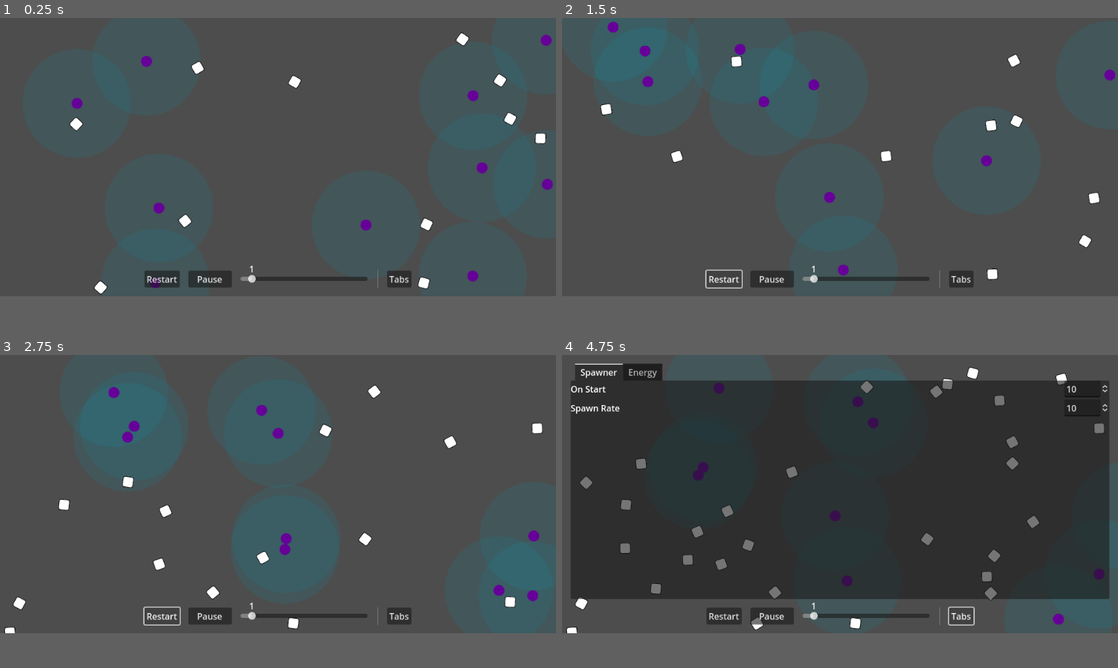
Above: before the commit, frames 1-4 (two rows, left to right).
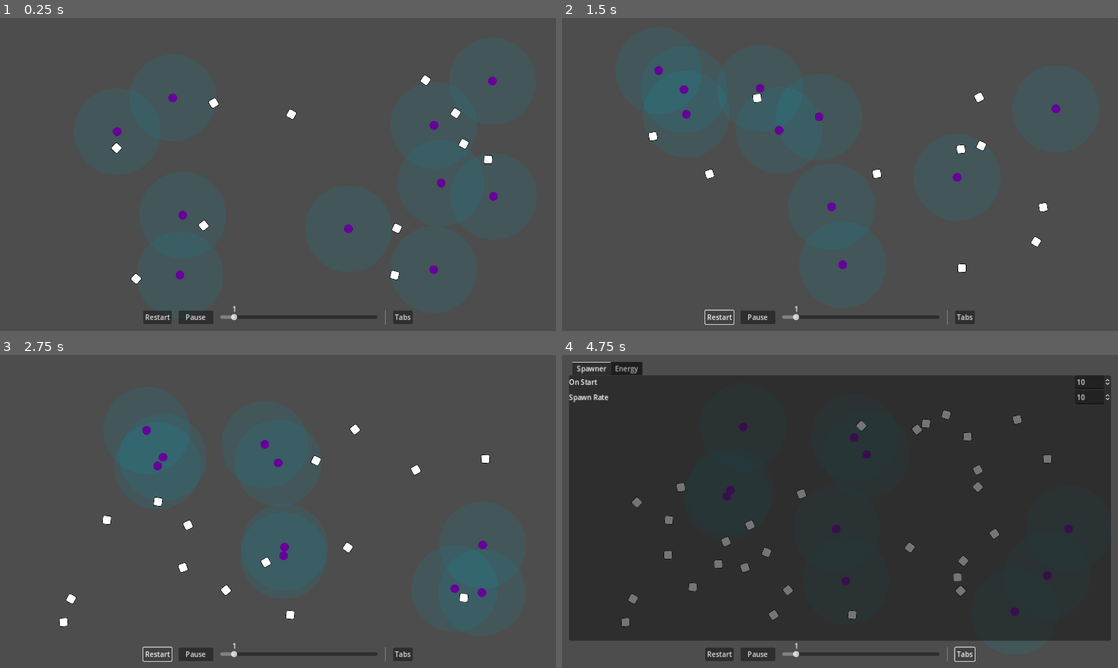
Above: after the commit, the same moments.

Repository: wivest/Natural-Selection
Game: Godot game, scene res://main.tscn
The game is run twice, just before and just after one commit, with the same random seed, the same clock (stepped at 60 frames per second) and the same inputs.
Inputs:
- Up to frame 1 (0.25 s): no input
- Up to frame 2 (1.5 s): click "Restart" at 0.5 s; click "Restart" at 1.25 s
- Up to frame 3 (2.75 s): click "Restart" at 2 s
- Up to frame 4 (4.75 s): click "Tabs" at 2.75 s; click "Tabs" at 3.5 s; click "Tabs" at 4.25 s
In our replay, the window is 800x400 before the commit and 800x450 after it. These sizes can differ from the game's own. Grey fills any space a smaller window leaves; there, only what the larger window draws over its background counts as a difference.

The runs differ from the first frame. In frame 1, 4.1% of the frame differs, in the area x 12-100%, y 4-98%; in frame 2, 4.3%; in frame 3, 5.6%; in frame 4, 18%, in the area x 0-99%, y 2-98%.

Commit message:
style: edit window scaling

Diff:
--- a/project.godot
+++ b/project.godot
@@ -21,8 +21,10 @@
 
 [display]
 
-window/size/viewport_width=1024
-window/size/viewport_height=512
+window/size/viewport_width=1280
+window/size/viewport_height=720
+window/stretch/mode="canvas_items"
+window/stretch/aspect="expand"
 
 [dotnet]
 
